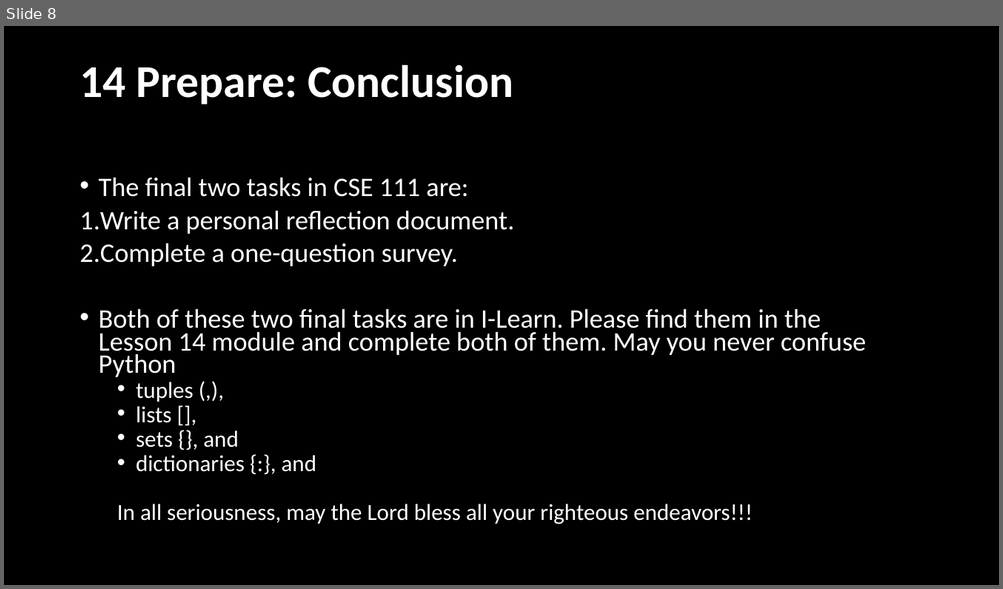
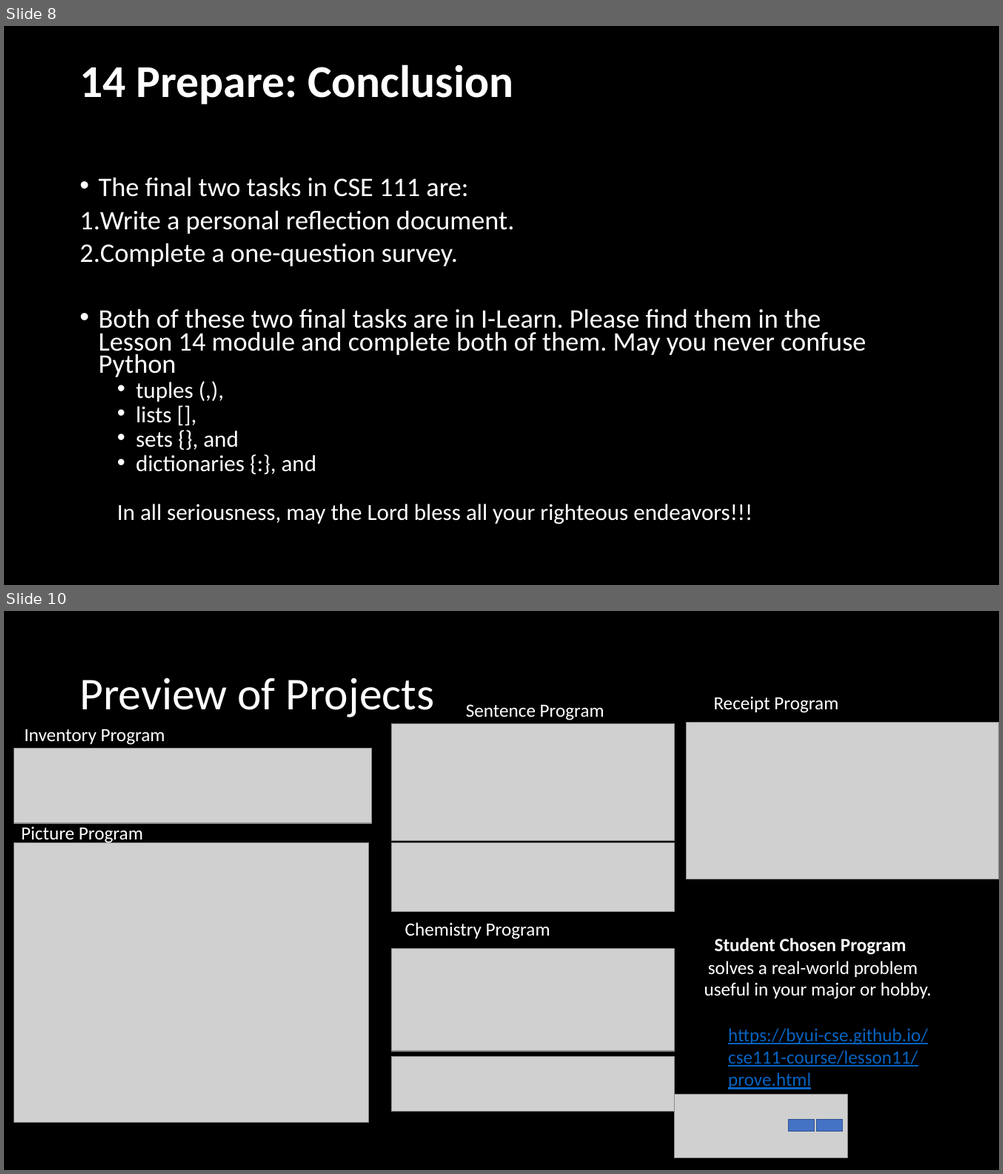
Before and after one commit to BroClements/CSE111ProgwFunctions, a slide deck: CSE111W13SignificantProgram.pptx. Shown one above the other, each under a label of ours: slide 8 before the commit, slides 8 and 10 after it; the slides between them are not shown. The pictures are 1003x589 and 1003x1174 pixels, drawn with LibreOffice and Linux fonts; fonts in the diff are those of the drawing; grey boxes stand for pictures. Boxes give left, top, right and bottom in pixels: in the first picture for what was removed or moved away, otherwise in the second. Text is boxed around its words. In the diff, an @@ line names an element or a change of style, - is before the commit and + after.

```diff
--- a/CSE111W13SignificantProgram.pptx
+++ b/CSE111W13SignificantProgram.pptx
@@ slide 10 added at bbox=[4, 611, 999, 1170], background #000000 @@
@@ title added at bbox=[79, 678, 435, 718], 44 pt, text #FFFFFF @@
+Preview of Projects
@@ text added at bbox=[714, 696, 838, 713], 18 pt, text #FFFFFF @@
+Receipt Program
@@ text added at bbox=[466, 704, 604, 721], 18 pt, text #FFFFFF @@
+Sentence Program
@@ text added at bbox=[24, 729, 165, 745], 18 pt, text #FFFFFF @@
+Inventory Program
@@ picture added at bbox=[391, 723, 674, 841] @@
@@ picture added at bbox=[686, 722, 999, 879] @@
@@ picture added at bbox=[14, 749, 371, 823] @@
@@ text added at bbox=[21, 826, 143, 845], 18 pt, text #FFFFFF @@
+Picture Program
@@ picture added at bbox=[14, 843, 369, 1123] @@
@@ picture added at bbox=[391, 843, 674, 912] @@
@@ text added at bbox=[405, 923, 550, 940], 18 pt, text #FFFFFF @@
+Chemistry Program
@@ text added at bbox=[714, 938, 906, 955], 18 pt, text #FFFFFF, bold @@
+Student Chosen Program
@@ picture added at bbox=[391, 949, 674, 1051] @@
@@ text added at bbox=[708, 961, 917, 977], 18 pt, text #FFFFFF @@
+solves a real-world problem
@@ text added at bbox=[704, 982, 931, 999], 18 pt, text #FFFFFF @@
+useful in your major or hobby.
@@ text added at bbox=[728, 1028, 928, 1090], 18 pt, text #0563C1, underline @@
+https://byui-cse.github.io/cse111-course/lesson11/prove.html
@@ picture added at bbox=[391, 1057, 674, 1112] @@
@@ picture added at bbox=[674, 1094, 848, 1159] @@
@@ rectangle added at bbox=[788, 1120, 814, 1132], fill #4472C4, outline #325491 1 pt @@
@@ rectangle added at bbox=[817, 1120, 842, 1132], fill #4472C4, outline #325491 1 pt @@
```
Also in this commit, not shown: 29 other slides added.
